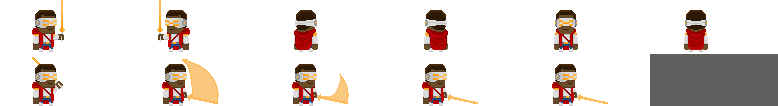
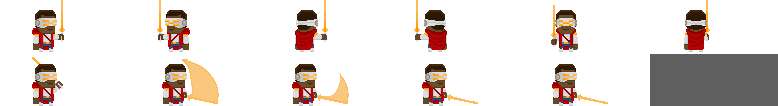
Comparing the layer stacks of the two 778px x 106px images. Changes:
renamed "Layer 3" to "PlayerDirection_Sheet", painted on it over bbox(294, 0, 710, 52)
